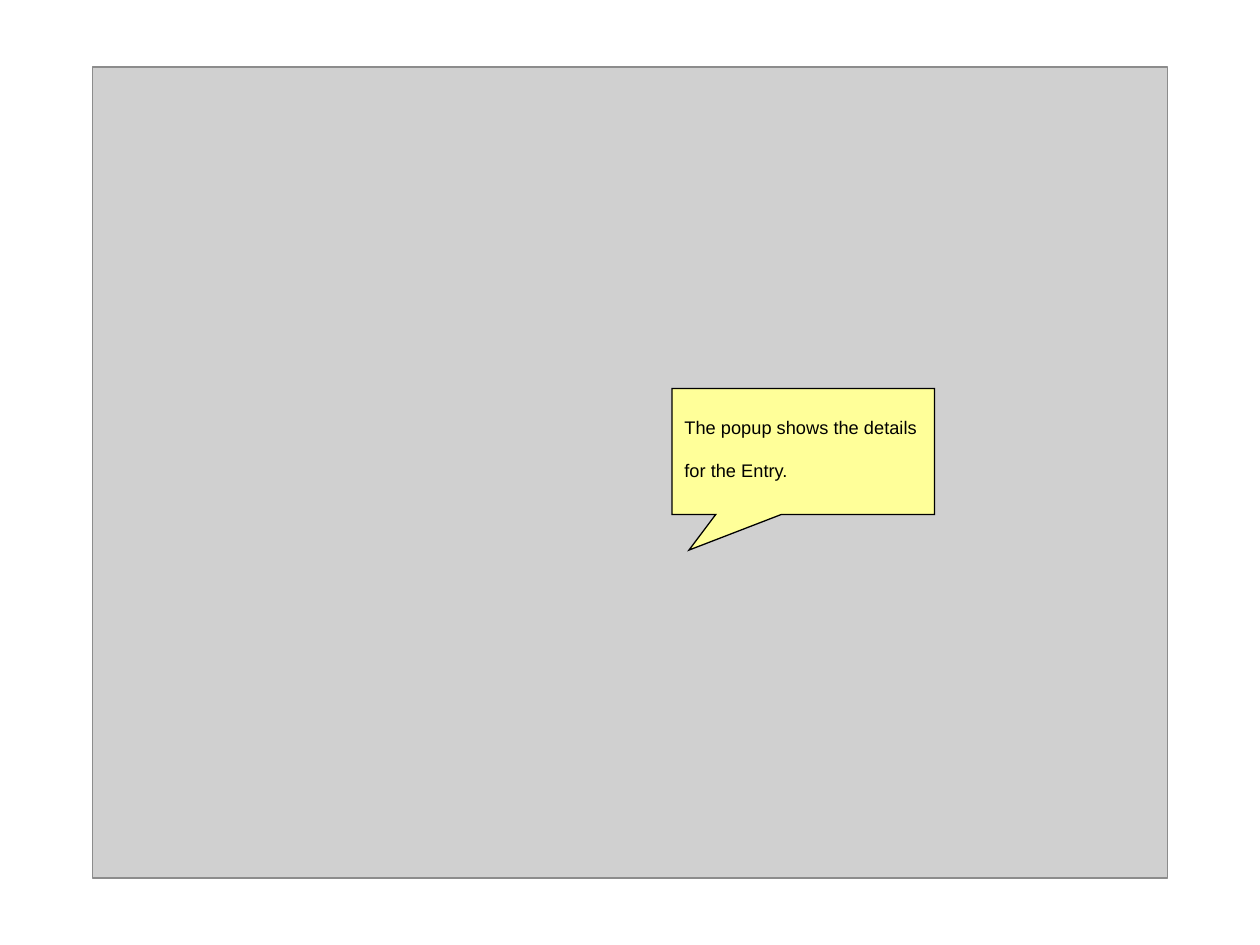
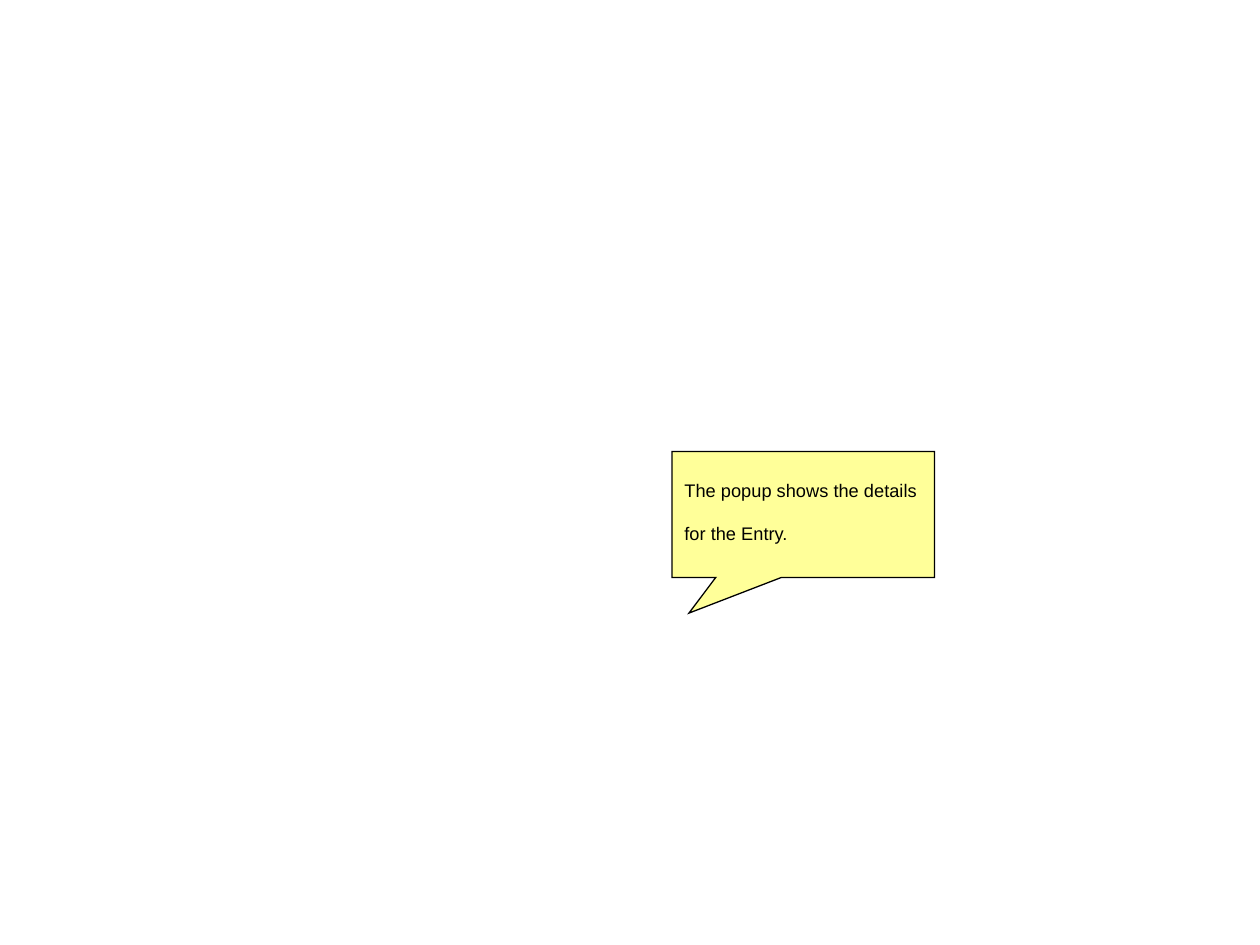
Before and after one commit to Unidata/IDV, a slide deck: slide 5 of ucar/unidata/repository/docs/userguide/content/overview.ppt. Drawn at 1260x945 pixels with LibreOffice and Linux fonts; fonts in the diff are those of the drawing; grey boxes stand for pictures; background and template pictures are left out. Boxes give left, top, right and bottom in pixels: in the first picture for what was removed or moved away, otherwise in the second. Text is boxed around its words. In the diff, an @@ line names an element or a change of style, - is before the commit and + after.

```diff
--- a/ucar/unidata/repository/docs/userguide/content/overview.ppt
+++ b/ucar/unidata/repository/docs/userguide/content/overview.ppt
@@ picture removed at [92, 67, 1167, 878] @@
@@ speech box "The popup shows the details ...": place and size @@
-speech box "The popup shows the details ..." at [672, 388, 934, 514]
+speech box "The popup shows the details ..." at [672, 451, 934, 577]
```
Also in this commit, not shown: 3 other slides changed, 9 other files.
